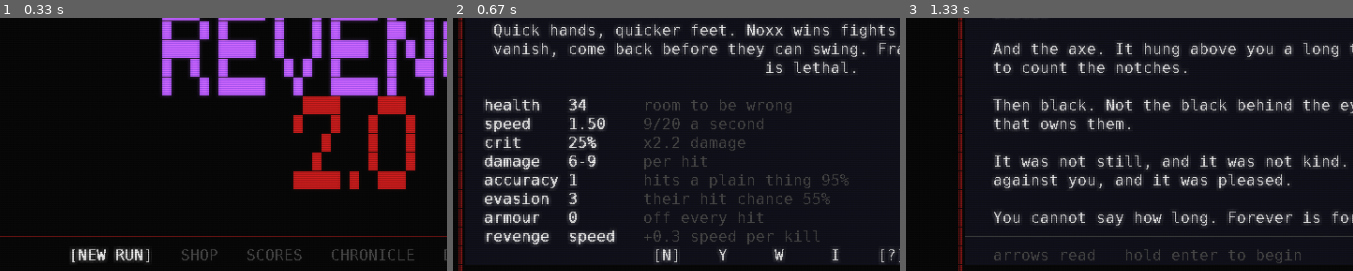
Above: before the commit, frames 1-3 (left to right).
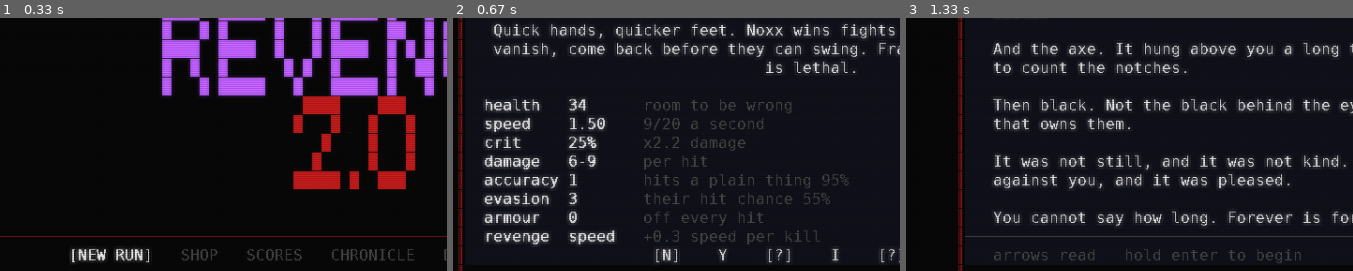
Above: after the commit, the same moments.

Repository: darknoxx/NeverdeadsRevenge2.0
Game: pygame game, started from packaging/windows/run.py
Two runs of this game, one before a commit and one after it. Both use one fixed random seed, a clock stepped at 60 frames per second and the inputs below.
Inputs:
- Up to frame 1 (0.33 s): no input
- Up to frame 2 (0.67 s): tap Enter at 0.33 s
- Up to frame 3 (1.33 s): tap Space at 0.67 s; tap Keypad Enter at 1 s
The pictures show only the part of the screen within x 10-60%, y 36-86%; the shares and areas given below are measured in that part.

Frame 1 is identical in both runs. In frame 2, 0.1% of the frame differs, in the area x 70-76%, y 91-97%; in frame 3, nothing differs.

Commit message:
Walkyrion is a slot and not a choice, for now
His sheets are being redrawn, so he comes out of the roster until they land -- and he comes
out the way the roster already knows how to do it: his slot draws as one of the "not yet
resurrected" cards, with a "?" where his letter was, and a confirm on it begins nothing.

Two things worth keeping:

* **the slot keeps its place.** The order of the cards and the row of letters under them do
  not move, because a slot that moved would move three others with it -- and Yeti and
  Inferno are either side of him.
* **the switch is a name in a tuple.** `UNFINISHED` in hero_select.py, one string; take it
  out and he is back, and everything else about him -- his stats, his trait, his balance --
  is still there for the bot to measure.

A test holds all of it: he is not among the choices, the roster did not change length, his
card can be looked at but not begun, and the slot next to his still works.

1497 tests green.

Diff:
--- a/src/neverdeads_revenge/desktop/screens/hero_select.py
+++ b/src/neverdeads_revenge/desktop/screens/hero_select.py
@@ -30,6 +30,14 @@
 
 #: Slugs that exist as a design idea and not yet as code.
 FUTURE_HEROES = ("revenant", "warden")
+
+#: Heroes whose sheets are being redrawn: in the roster, and not a choice.
+#:
+#: They keep their *slot* -- the order of the cards and the row of hotkeys do not move,
+#: because a slot that moved would move four others with it -- and draw as one of the
+#: "not yet resurrected" ones until they have their art back. A name in here and out
+#: again is the whole switch.
+UNFINISHED: tuple[str, ...] = ("walkyrion",)
 
 #: How many rows the picture band is, in cells: the block font's own height, and
 #: a *constant* rather than a measurement. The card's layout is the same card for
@@ -66,7 +74,7 @@
 
     @property
     def slots(self) -> list[Hero | None]:
-        real = [HEROES[key] for key in HEROES]
+        real = [None if key in UNFINISHED else HEROES[key] for key in HEROES]
         return [*real, *(None for _ in FUTURE_HEROES)]
 
     @property
--- a/tests/test_sdl_front.py
+++ b/tests/test_sdl_front.py
@@ -2960,3 +2960,38 @@
         assert wanted in text, f"{wanted} is not in the report:\n{text}"
     assert "96x27" in text, text
     assert app._dpi() >= 1.0, "a display scale below one is not a display scale"
+
+
+def test_a_hero_whose_sheets_are_being_redrawn_is_a_slot_and_not_a_choice():
+    """Walkyrion's slot while he is redrawn: still in the roster, not selectable.
+
+    The slot keeps its *place*, so the order of the cards and the row of letters under
+    them do not move -- what changed is that the slot draws as one of the "not yet
+    resurrected" ones. So: his name is not among the choices, the roster is the same
+    length, and a confirm on his card begins nothing. (The card can still be *looked*
+    at, which is why the cursor is allowed to rest on it at all.)
+    """
+    from neverdeads_revenge.desktop.screens.hero_select import UNFINISHED
+    from neverdeads_revenge.sdl_front.app import SdlApp
+
+    assert "walkyrion" in UNFINISHED, "this test is about the switch being on"
+
+    app = SdlApp(seed=3, no_sound=True)
+    app.open_hero_select()
+    screen = app.screens[-1]
+    chosen = [hero.key if hero is not None else None for hero in screen.slots]
+    assert "walkyrion" not in chosen, f"a locked hero is still a choice: {chosen}"
+    assert len(chosen) == 6, f"the roster changed length: {chosen}"
+
+    # Walk to his card, look at it, and try to begin: the choice must stay on the
+    # screen and no run must be behind it.
+    app.key("right")
+    app.key("right")
+    assert screen.current is None, "his slot is not where it was"
+    app.key("enter")
+    assert type(app.screens[-1]).__name__ == "HeroSelectScreen", "a locked card began a run"
+    assert app.run is None, "a locked card began a run"
+
+    # And the neighbouring slots still work, so the lock is one slot and not a wall.
+    app.key("right")
+    assert screen.current is not None and screen.current.key == "inferno", screen.current
